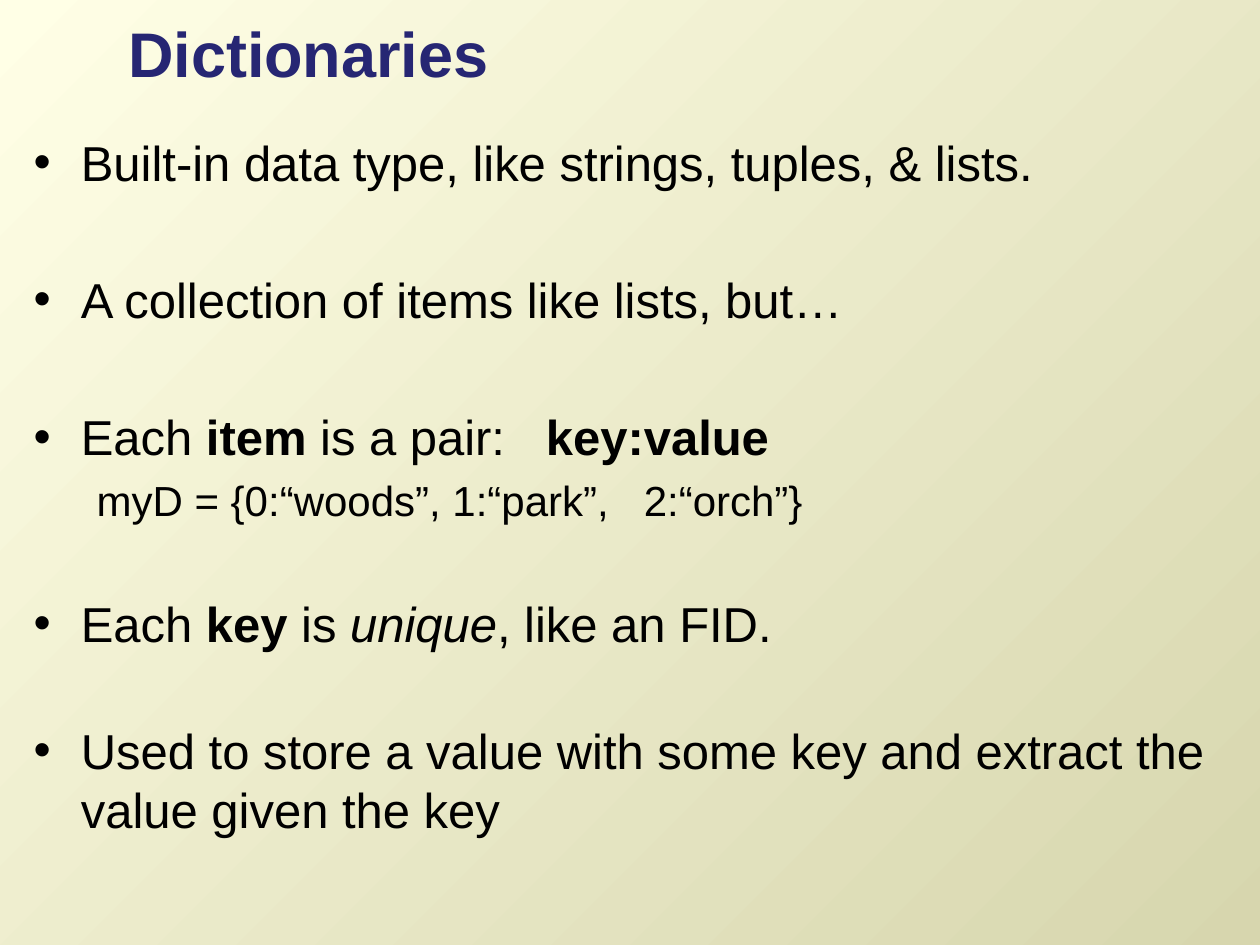
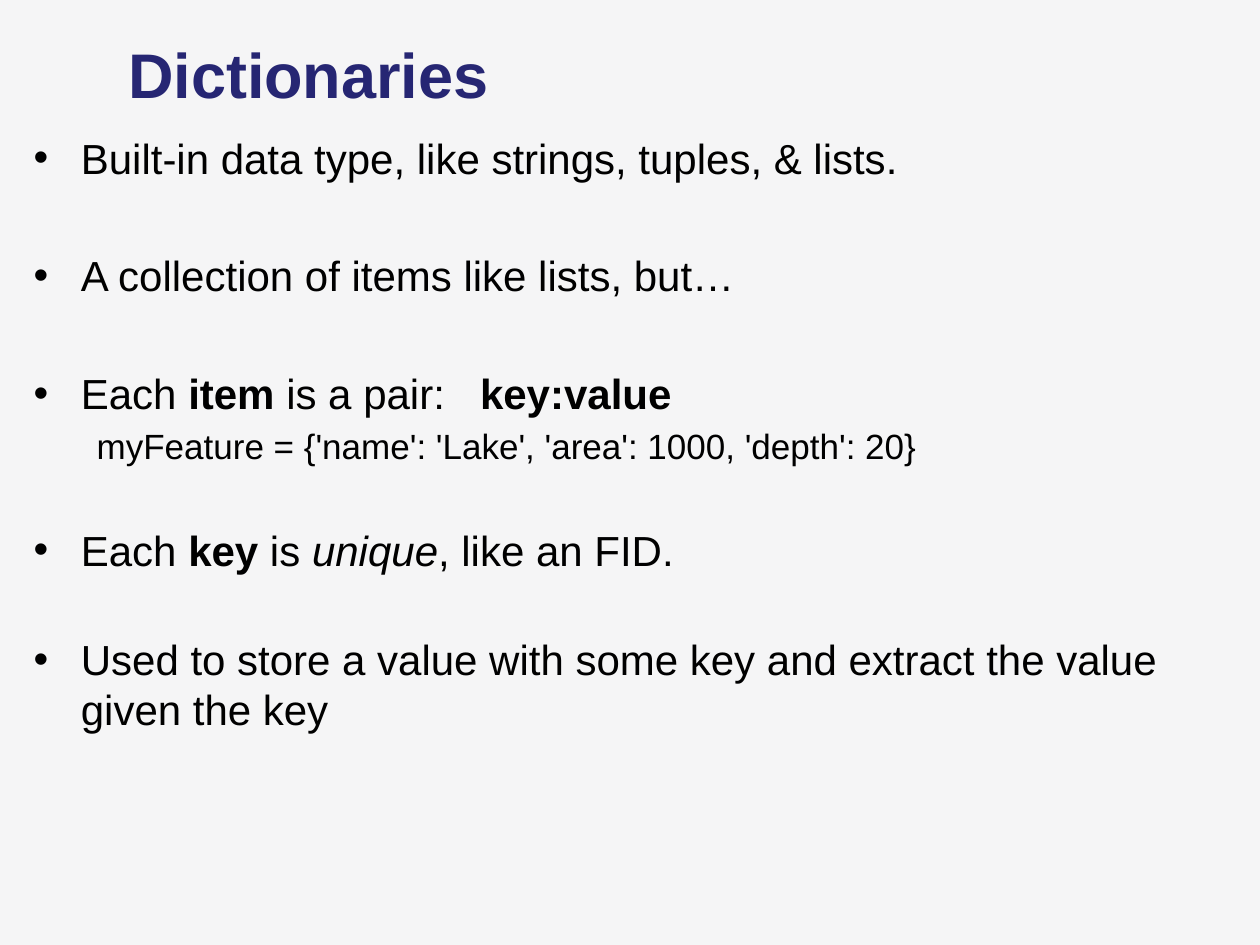
Before and after one commit to lgtateos/gis540, a slide deck: slide 5 of slides/dictionaries.pptx. Drawn at 1260x945 pixels with LibreOffice and Linux fonts; fonts in the diff are those of the drawing. Boxes give left, top, right and bottom in pixels: in the first picture for what was removed or moved away, otherwise in the second. Text is boxed around its words. In the diff, an @@ line names an element or a change of style, - is before the commit and + after.

```diff
--- a/slides/dictionaries.pptx
+++ b/slides/dictionaries.pptx
@@ background gradient #FFFFE6 to #D7D6AE to #F5F5F6 @@
@@ title "Dictionaries" moved from (x1=128, y1=31, x2=488, y2=78) to (x1=128, y1=52, x2=488, y2=99) @@
@@ text at (x1=81, y1=143, x2=1156, y2=734): size 28 to 24 pt in "Built-in data type, like strings, tuples, & ...", "A collection of items like lists, but…", "Each item is a pair: key:value", "Each key is unique, like an FID." and 1 more places @@
@@ text at (x1=97, y1=433, x2=916, y2=466): text changed; size 24 to 20 pt @@
-  myD = {0:“woods”, 1:“park”, 2:“orch”}
+  myFeature = {'name': 'Lake', 'area': 1000, 'depth': 20}
```
Also in this commit, not shown: 28 other slides changed, 4 slides added, 1 slide removed.
